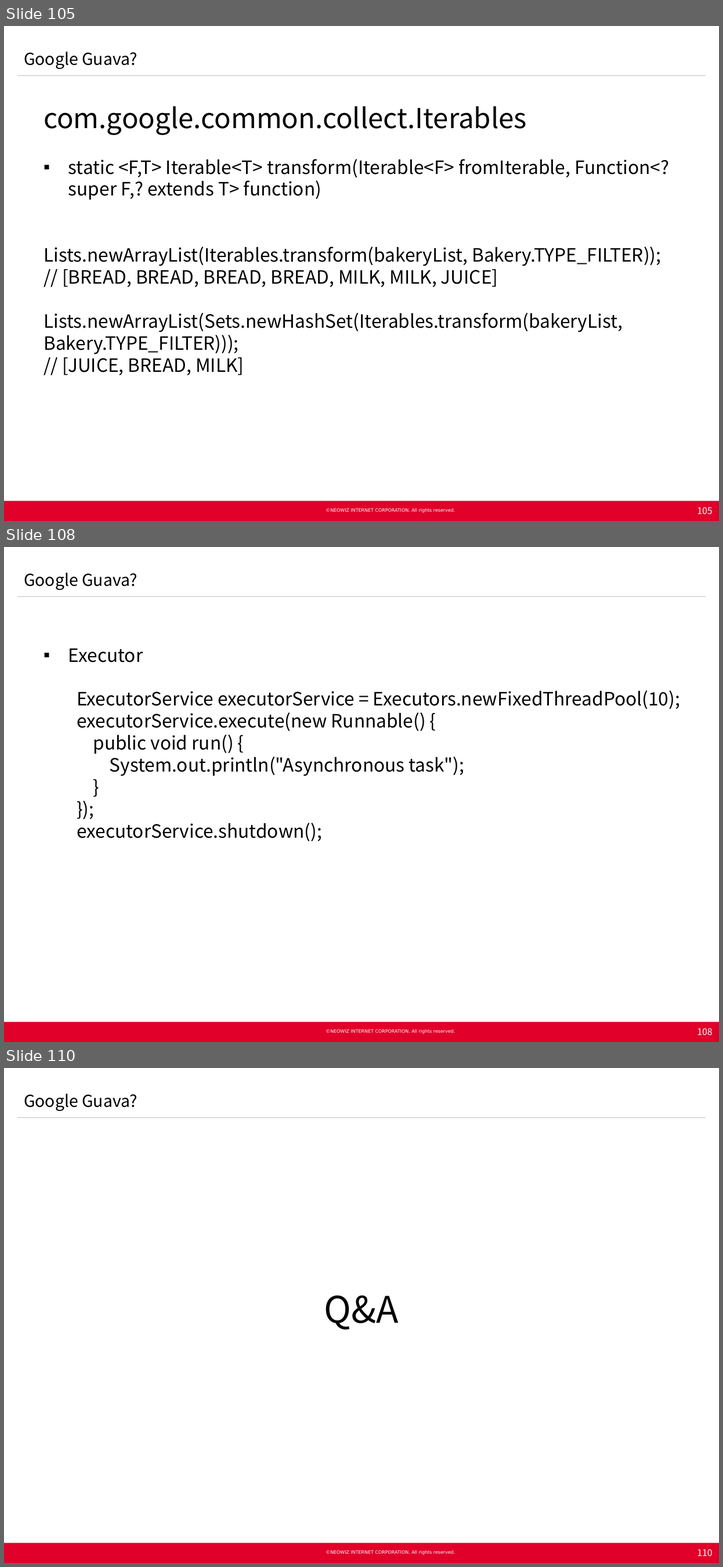
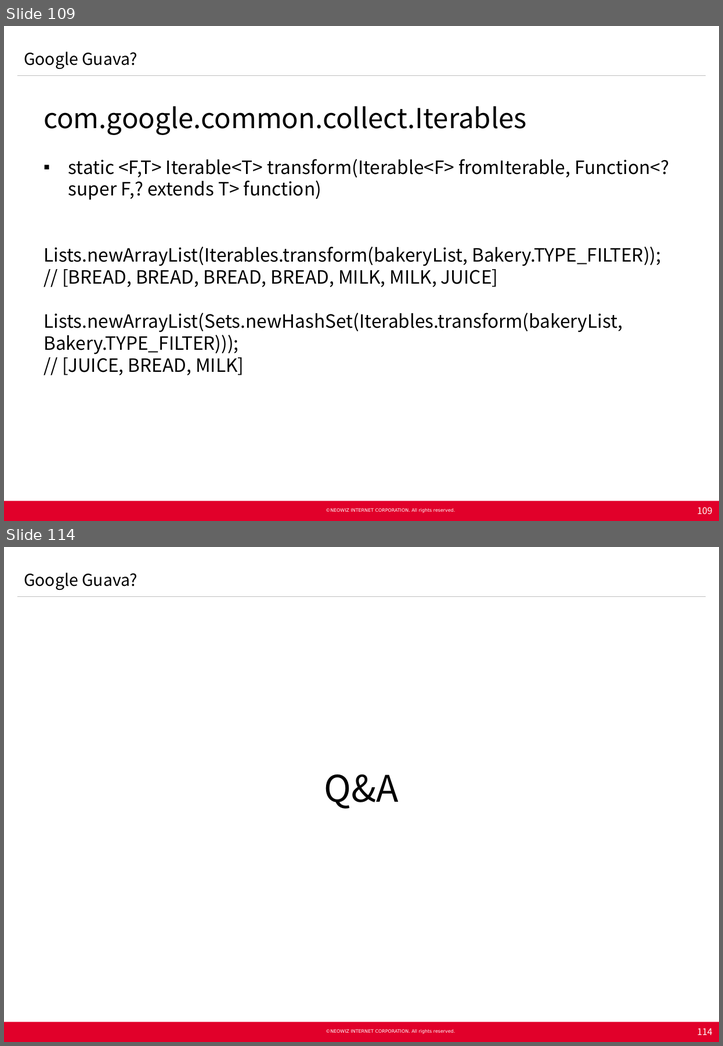
Before and after one commit to Neowizen/JavaStudy, a slide deck: Document/[2015.02.11] Java Study 1차 - Google Guava.pptx. Shown one above the other, each under a label of ours: slides 105, 108 and 110 before the commit, slides 109 and 114 after it; the slides between them are not shown. The pictures are 723x1567 and 723x1046 pixels, drawn with LibreOffice and Linux fonts; fonts in the diff are those of the drawing; background and template pictures are left out. Boxes give left, top, right and bottom in pixels: in the first picture for what was removed or moved away, otherwise in the second. Text is boxed around its words. In the diff, an @@ line names an element or a change of style, - is before the commit and + after.

Commit message:
자바 스터디 자료 - Guava 내용 추가

```diff
--- a/Document/[2015.02.11] Java Study 1차 - Google Guava.pptx
+++ b/Document/[2015.02.11] Java Study 1차 - Google Guava.pptx
@@ slide 108 removed at [4,547,719,1042], background #FFFFFF; not listed: 5 template elements that a slide beside it also shows @@
@@ text removed at [24,573,137,590] @@
-Google Guava?
@@ text removed at [68,648,680,841] @@
-  ▪ Executor
-    ExecutorService executorService = Executors.newFixedThreadPool(10);
-    executorService.execute(new Runnable() {
-    public void run() {
-    System.out.println("Asynchronous task");
-    }
-    });
-    executorService.shutdown();
@@ page number removed at [697,1028,712,1035] @@
-108
@@ what was slide 105 is now slide 109 @@
@@ page number at [697,507,712,514]: text changed @@
-105
+109
@@ what was slide 110 is now slide 114 @@
@@ page number at [697,1028,712,1035]: text changed @@
-110
+114
```
Also in this commit, not shown: 3 slides changed, 6 slides added, 1 other slide removed, 2 other files.
